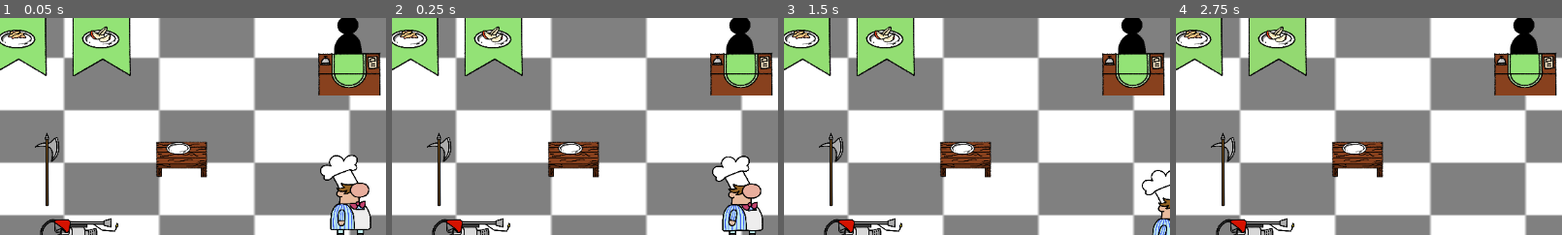
Above: before the commit, frames 1-4 (left to right).
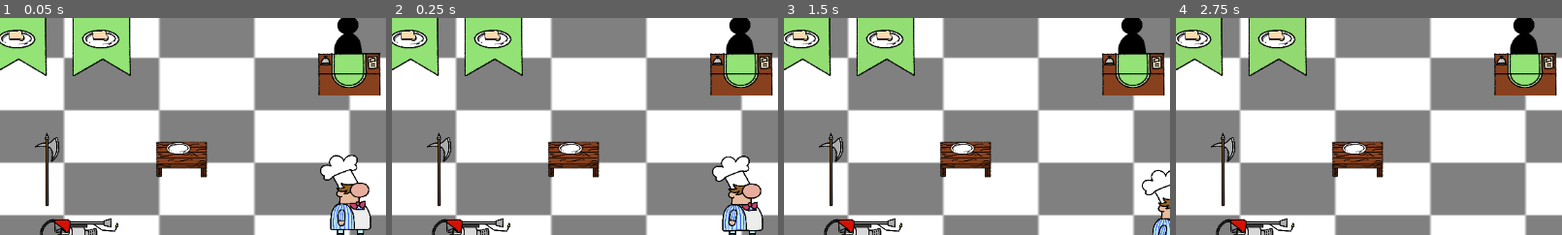
Above: after the commit, the same moments.

Repository: santosty25/Mortal-Cooking
Game: Godot game, scene res://Scenes/Main.tscn
Same seed, same stepped clock (60 frames per second), same inputs: the game is played once before the commit and once after it.
Inputs (mouse positions are % of the whole screen's width and height, from its top left):
- Up to frame 1 (0.05 s): no input
- Up to frame 2 (0.25 s): no input
- Up to frame 3 (1.5 s): move the mouse to (72, 45) at 0.52 s; press the mouse at (72, 45) at 0.53 s; hold D (Move_Right) 0.53-1.28 s; move the mouse to (30, 55) at 1.27 s; release the mouse at (30, 55) at 1.28 s; hold S (Move_Down) from 1.28 s (still down); tap Shift (Block) at 1.35 s
- Up to frame 4 (2.75 s): move the mouse to (60, 28) at 2.02 s; release S (Move_Down) at 2.03 s; hold D (Move_Right) from 2.03 s (still down); hold Space (Dash) from 2.03 s (still down)
The pictures show only the part of the screen within x 5-55%, y 5-55%; the shares and areas given below are measured in that part.

The runs differ from the first frame. In frame 1, 0.4% of the frame differs, in the area x 2-29%, y 3-12%; in frame 2, 0.4%; in frame 3, 0.4%; in frame 4, 0.4%.

Commit message:
Added sprites for all ingredients for flamethrower and halberd

Diff:
--- a/Code/Item/Flamethrower.gd
+++ b/Code/Item/Flamethrower.gd
@@ -8,6 +8,9 @@
 var flameCount = 5
 
 var isFiring = false
+
+func _ready() -> void:
+	label = "burned"
 
 func _process(delta: float) -> void:
 	if (isFiring):
--- a/Code/Meta/Main.gd
+++ b/Code/Meta/Main.gd
@@ -2,10 +2,39 @@
 class_name Main
 
 # lists of possible order ingredients including strings, scenes, and images
-var ingredientsLabels = ["apple"] # list of all base ingredients
-var preparationsLabels = ["chopped", "fire"] # list of all ways of preparing ingredients
-var ingredients = [load("res://Scenes/Character/Apple.tscn")]
-var dropImages = [[load("res://art/Item/Apple_Slices.png"), load("res://art/Item/Dried_Apples.png")]] # first index is ingredient, second is preparation
+var ingredientsLabels = ["apple", "lettuce", "tomato", "cheese", "beef", "bread", "shrimp"] # list of all base ingredients
+var preparationsLabels = ["chopped", "burned"] # list of all ways of preparing ingredients
+var ingredients = [load("res://Scenes/Character/Apple.tscn"), null, null, null, null, null, null]
+var dropImages = [
+					[
+						load("res://art/Item/Apple_Slices.png"),
+						load("res://art/Item/Dried_Apples.png"),
+					],
+					[
+						load("res://art/Item/Lettuce_Leaf.PNG"),
+						load("res://art/Item/Slop.PNG"),
+					],
+					[
+						load("res://art/Item/Tomato_Slice.PNG"),
+						load("res://art/Item/Slop.PNG"),
+					],
+					[
+						load("res://art/Item/Cheese_Slice.PNG"),
+						load("res://art/Item/Melted_Cheese.PNG"),
+					],
+					[
+						load("res://art/Item/Steak.PNG"),
+						load("res://art/Item/Sliced_Beef.PNG"),
+					],
+					[
+						load("res://art/Item/Bread.PNG"),
+						load("res://art/Item/Toast.PNG"),
+					],
+					[
+						load("res://art/Item/Slop.PNG"),
+						load("res://art/Item/Fried_Shrimp.PNG"),
+					]
+				] # first index is ingredient, second is preparation
 
 # things we need to respawn
 var plate = load("res://Scenes/Item/Plate.tscn")
Binary file added: art/Item/Bread.PNG
Not shown, added: art/Item/Bread.PNG.import
Binary file added: art/Item/Cheese_Slice.PNG
Not shown, added: art/Item/Cheese_Slice.PNG.import
Binary file added: art/Item/Fried_Shrimp.PNG
Not shown, added: art/Item/Fried_Shrimp.PNG.import
Not shown, added: art/Item/IMG_5173.PNG.import
Not shown, added: art/Item/IMG_5174.PNG.import
Not shown, added: art/Item/IMG_5175.PNG.import
Not shown, added: art/Item/IMG_5176.PNG.import
Not shown, added: art/Item/IMG_5177.PNG.import
Not shown, added: art/Item/IMG_5178.PNG.import
(and 18 more such lines)
